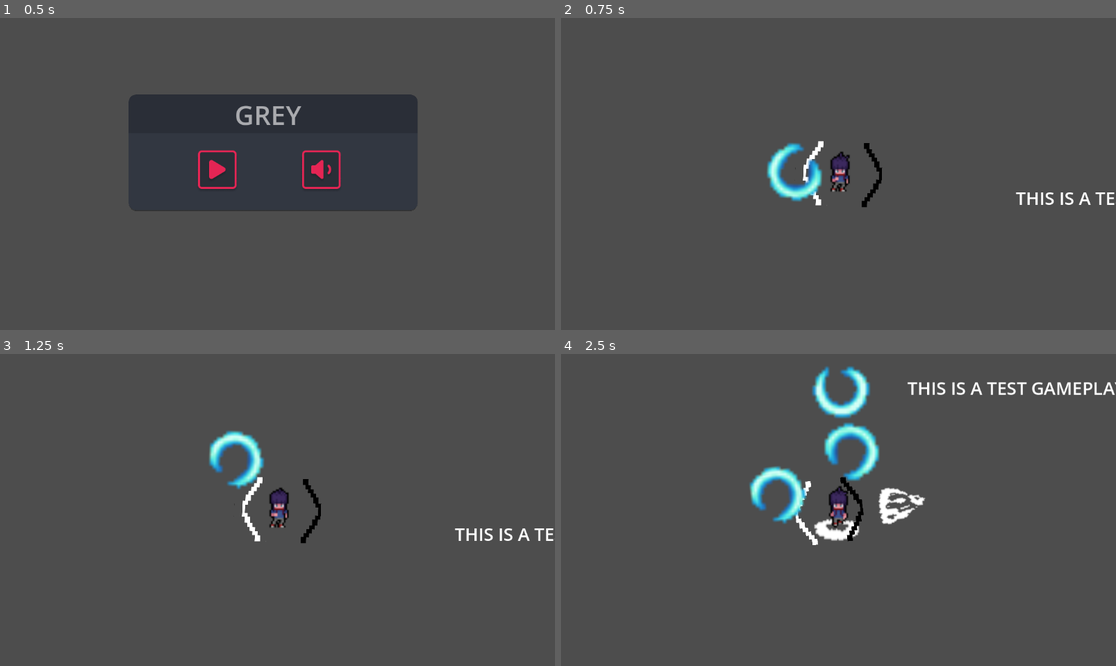
Above: before the commit, frames 1-4 (two rows, left to right).
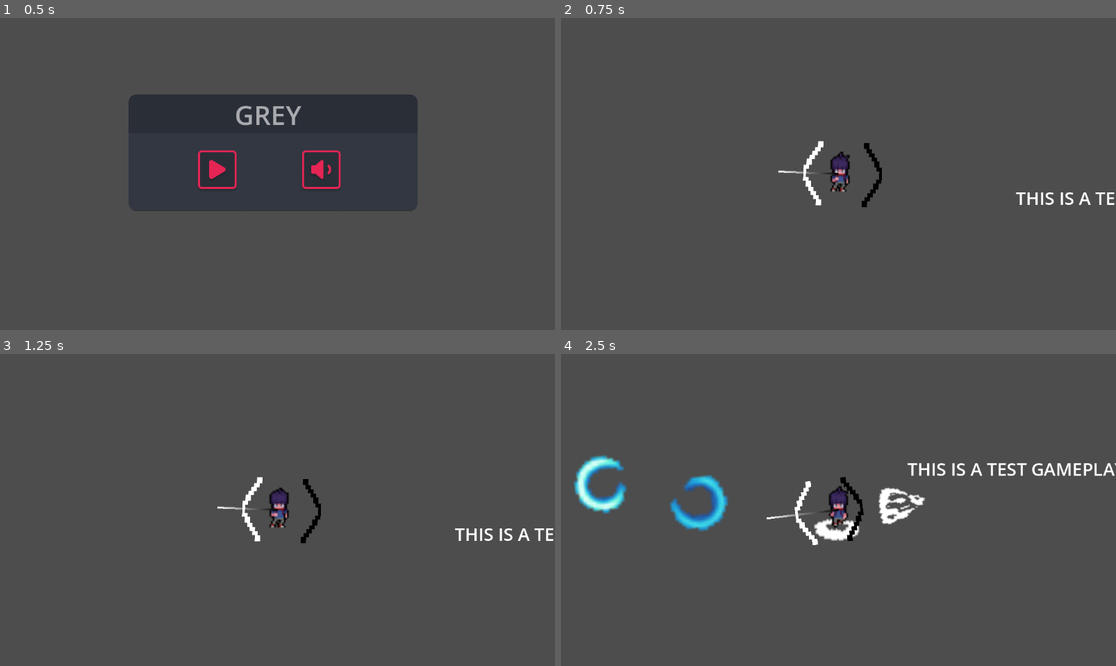
Above: after the commit, the same moments.

Repository: neveront/myFirstGame
Game: Godot game, scene res://scenes/main.tscn
Two runs of this game, one before a commit and one after it. Both use one fixed random seed, a clock stepped at 60 frames per second and the inputs below.
Inputs (mouse positions are in pixels of both pictures, inside the frame that each line leads up to):
- Up to frame 1 (0.5 s): no input
- Up to frame 2 (0.75 s): click (777, 170) at 0.5 s
- Up to frame 3 (1.25 s): no input
- Up to frame 4 (2.5 s): move the mouse to (960, 494) at 1.27 s; hold D (walk_right) 1.28-2.03 s; right-click (960, 494) at 1.35 s; click (960, 494) at 1.55 s; move the mouse to (727, 525) at 2.02 s; hold S (walk_down) from 2.03 s (still down); click (727, 525) at 2.1 s; right-click (727, 525) at 2.3 s

Frame 1 is identical in both runs. In frame 2, 1.0% of the frame differs, in the area x 37-51%, y 40-59%; in frame 3, 1.0%; in frame 4, 6.2%, in the area x 2-100%, y 4-57%.

Commit message:
fixed projectiles shooting animation and function

Diff:
--- a/scenes/main_character.tscn
+++ b/scenes/main_character.tscn
@@ -15,7 +15,7 @@
 [ext_resource type="Texture2D" uid="uid://ule61n8emwaa" path="res://assets/The Male adventurer/Walk/walk_right_up.png" id="7_d3a2h"]
 [ext_resource type="Texture2D" uid="uid://btfnrmj5msjh8" path="res://assets/The Male adventurer/Idle/idle_right_up.png" id="7_o67j2"]
 [ext_resource type="PackedScene" uid="uid://dq1yt46qaokcs" path="res://scenes/gun.tscn" id="15_8rh4e"]
-[ext_resource type="PackedScene" uid="uid://c420tp2m772mh" path="res://scenes/projectile.tscn" id="16_is85u"]
+[ext_resource type="Script" uid="uid://xrrirhpbrjgs" path="res://scripts/gun.gd" id="16_is85u"]
 
 [sub_resource type="AtlasTexture" id="AtlasTexture_l10xd"]
 atlas = ExtResource("2_pvtuh")
@@ -1067,14 +1067,16 @@
 "speed": 5.0
 }]
 
-[sub_resource type="RectangleShape2D" id="RectangleShape2D_0d0nc"]
-size = Vector2(48, 20)
+[sub_resource type="CapsuleShape2D" id="CapsuleShape2D_is85u"]
+radius = 21.0
+height = 62.0
 
 [sub_resource type="Gradient" id="Gradient_pvtuh"]
 offsets = PackedFloat32Array(0, 0.52349, 1)
 colors = PackedColorArray(0, 0, 0, 1, 0.261745, 0.261745, 0.261745, 1, 1, 1, 1, 1)
 
 [node name="mainCharacter" type="CharacterBody2D"]
+collision_mask = 3
 script = ExtResource("1_ig48j")
 
 [node name="attackEffect" type="AnimatedSprite2D" parent="."]
@@ -1091,19 +1093,15 @@
 animation = &"walk_upright"
 
 [node name="CollisionShape2D" type="CollisionShape2D" parent="."]
-position = Vector2(0, 32)
-shape = SubResource("RectangleShape2D_0d0nc")
+shape = SubResource("CapsuleShape2D_is85u")
 
 [node name="Camera2D" type="Camera2D" parent="."]
 
 [node name="crosshairLine" type="Line2D" parent="."]
-visible = false
 points = PackedVector2Array(3, 47)
 width = 4.0
 default_color = Color(0.760784, 0.113725, 0.113725, 1)
 gradient = SubResource("Gradient_pvtuh")
 
 [node name="Gun" parent="." instance=ExtResource("15_8rh4e")]
-
-[node name="projectile" parent="Gun" instance=ExtResource("16_is85u")]
-position = Vector2(-179.604, 356.044)
+script = ExtResource("16_is85u")
--- a/scenes/projectile.tscn
+++ b/scenes/projectile.tscn
@@ -71,6 +71,8 @@
 }]
 
 [node name="projectile" type="CharacterBody2D"]
+collision_layer = 2
+collision_mask = 0
 script = ExtResource("1_q3m7n")
 
 [node name="CollisionShape2D" type="CollisionShape2D" parent="."]
@@ -80,5 +82,4 @@
 scale = Vector2(6.5, 6.5)
 sprite_frames = SubResource("SpriteFrames_031o2")
 animation = &"bullet"
-frame = 7
-frame_progress = 0.222414
+frame_progress = 0.48817
--- /dev/null
+++ b/scripts/gun.gd
@@ -0,0 +1,28 @@
+extends Node2D
+var projectile: PackedScene = preload("res://scenes/projectile.tscn")
+
+
+
+func shoot():
+	var instance = projectile.instantiate()
+	var direction = global_rotation
+	var forward_vector = Vector2.RIGHT.rotated(direction)  # Direction the gun is pointing
+	var offset = forward_vector * 125  # 25 pixels in front of the gun
+
+	instance.dir = direction
+	instance.spawnPos = global_position + offset
+	instance.spawnRot = direction
+
+	get_tree().current_scene.add_child(instance)
+
+
+
+
+# Called when the node enters the scene tree for the first time.
+func _ready() -> void:
+	pass # Replace with function body.
+
+
+# Called every frame. 'delta' is the elapsed time since the previous frame.
+func _process(delta: float) -> void:
+	pass
--- a/scripts/main_character.gd
+++ b/scripts/main_character.gd
@@ -80,6 +80,7 @@
 		else:
 			return "down"
 
+@onready var gun = $Gun  # Adjust path to your actual gun node
 func attack() -> void:
 	smoke_effect.frame = 0
 	smoke_effect.show()
@@ -90,11 +91,8 @@
 	$Gun/blackEffect.frame = 0
 	$Gun/whiteEffect.stop()
 	$Gun/whiteEffect.frame = 0
-	var instance = projectile.instantiate()
-	instance.dir = rotation
-	instance.spawnPos = global_position
-	instance.spawnRot = rotation
-	get_parent().add_child(instance)  # Adds to the same parent as the shooter
+	gun.shoot()
+
 
 
 func _on_smoke_effect_animation_finished() -> void:
--- a/scripts/projectile.gd
+++ b/scripts/projectile.gd
@@ -1,6 +1,6 @@
 extends CharacterBody2D
 
-@export var SPEED = 200
+@export var SPEED = 1000
 
 var dir : float
 var spawnPos : Vector2
@@ -14,5 +14,5 @@
 		bullet_effect.play("bullet")
 
 func _physics_process(delta: float):
-	velocity = Vector2(0,-SPEED).rotated(dir)
+	velocity = Vector2(SPEED, 0).rotated(dir)
 	move_and_slide()
Not shown, added: scripts/gun.gd.uid
